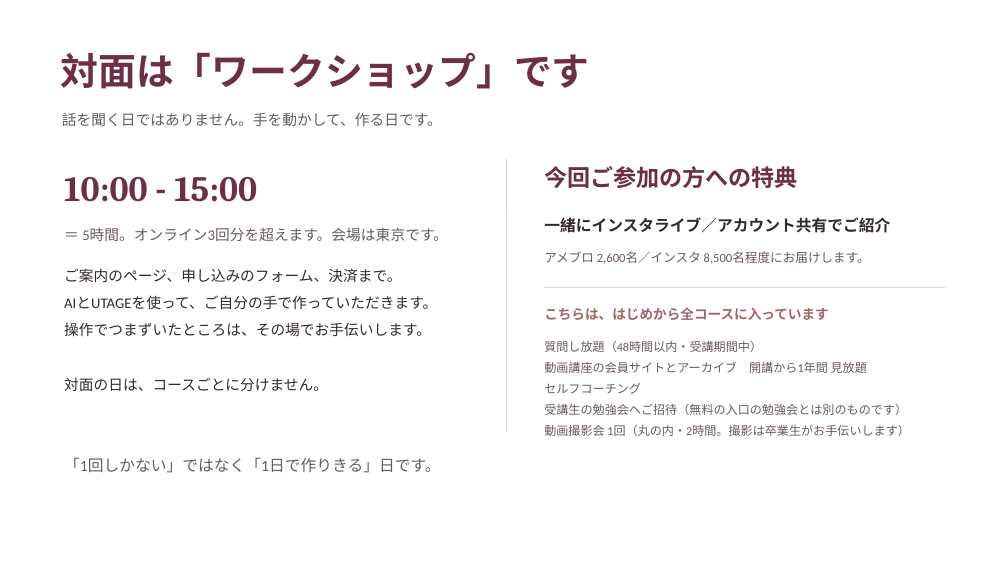
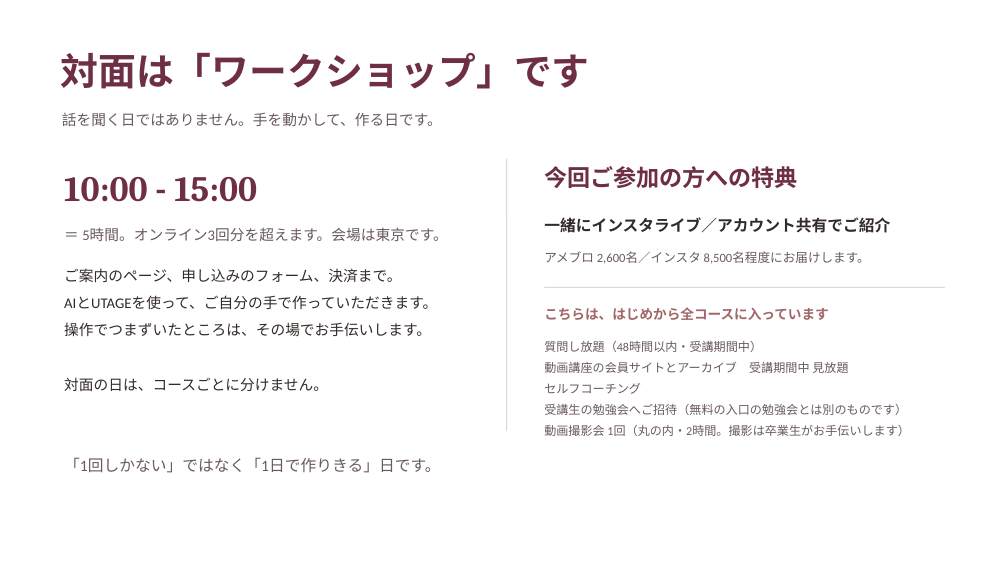
Before and after one commit to fashio17/potential-lamp, a slide deck: slide 21 of 運用/説明会/説明会_3コース_2026年10月期_v2.pptx. Drawn at 1008x567 pixels with LibreOffice and Linux fonts; fonts in the diff are those of the drawing. Boxes give left, top, right and bottom in pixels: in the first picture for what was removed or moved away, otherwise in the second. Text is boxed around its words. In the diff, an @@ line names an element or a change of style, - is before the commit and + after.

```diff
--- a/運用/説明会/説明会_3コース_2026年10月期_v2.pptx
+++ b/運用/説明会/説明会_3コース_2026年10月期_v2.pptx
@@ text at <box>544,362,848,373</box>: text changed @@
-動画講座の会員サイトとアーカイブ 開講から1年間 見放題
+動画講座の会員サイトとアーカイブ 受講期間中 見放題
```
Also in this commit, not shown: 7 other slides changed, 14 other files.
